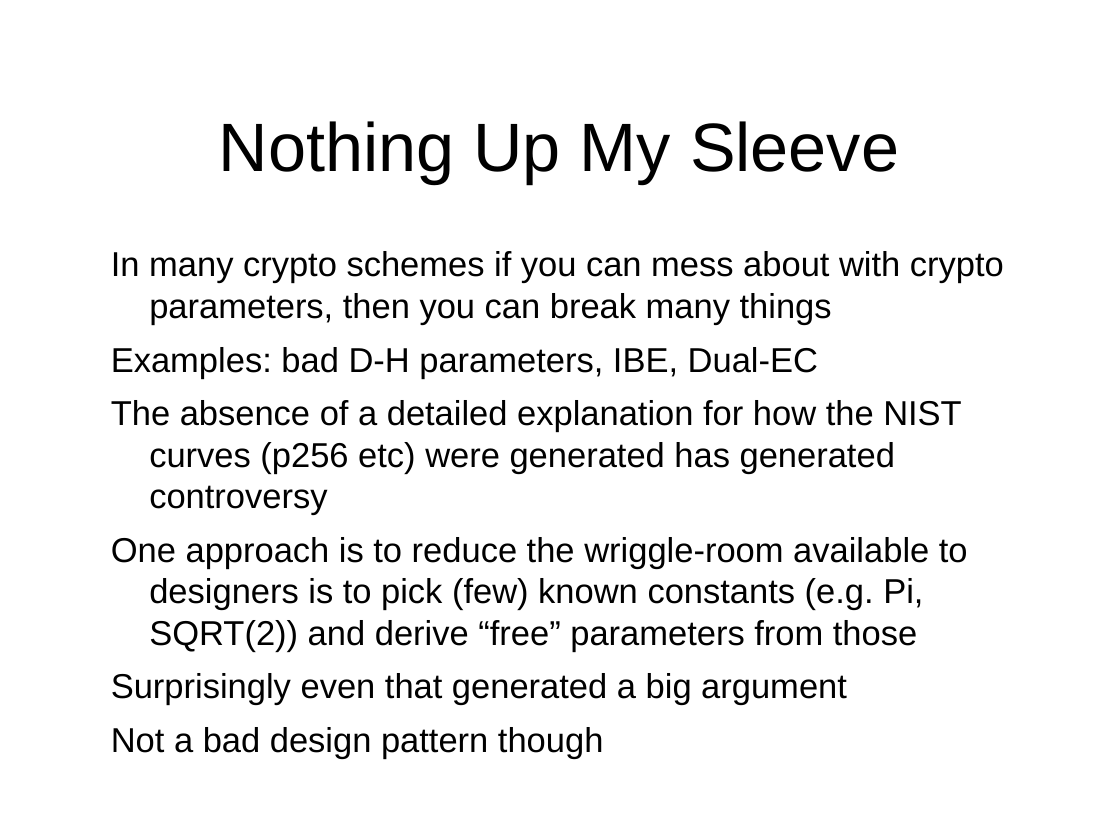
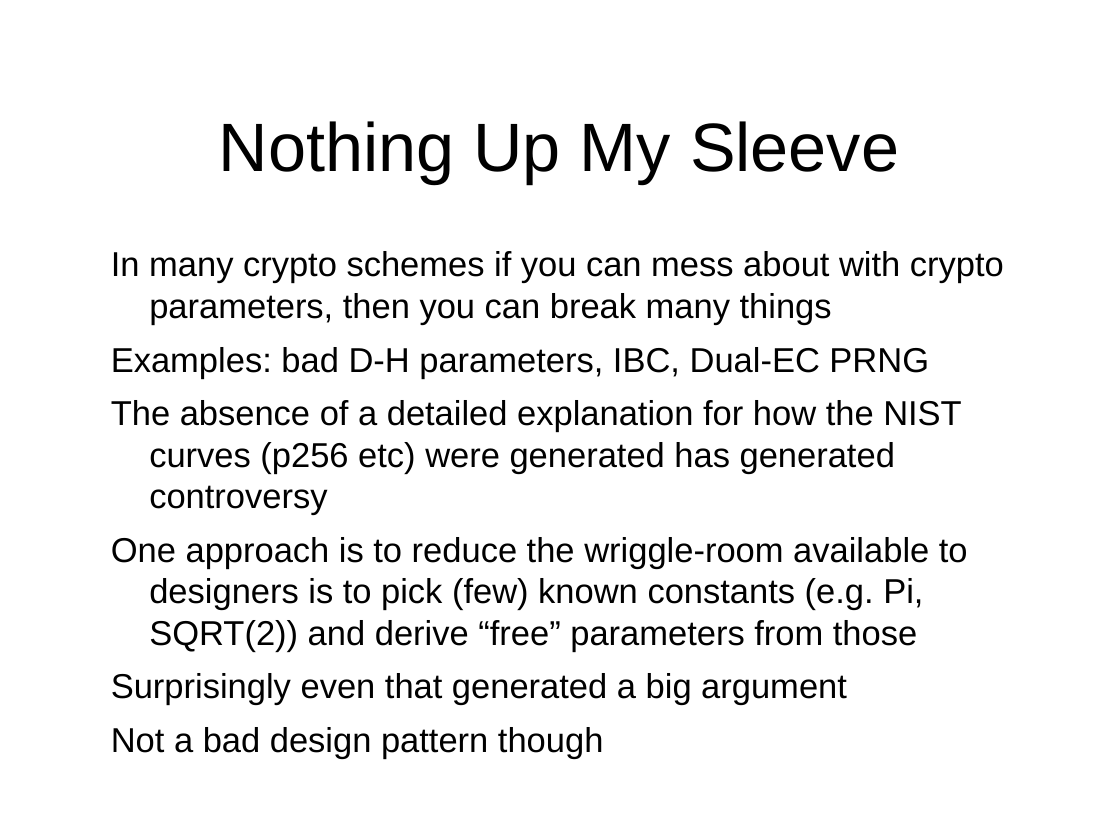
Before and after one commit to sftcd/cs7053, a slide deck: slide 159 of 2022lectures/04-crypto.odp. Drawn at 1120x840 pixels with LibreOffice and Linux fonts; fonts in the diff are those of the drawing. Boxes give left, top, right and bottom in pixels: in the first picture for what was removed or moved away, otherwise in the second. Text is boxed around its words. In the diff, an @@ line names an element or a change of style, - is before the commit and + after.

```diff
--- a/2022lectures/04-crypto.odp
+++ b/2022lectures/04-crypto.odp
@@ text at box(111, 347, 929, 379): text changed @@
-Examples: bad D-H parameters, IBE, Dual-EC
+Examples: bad D-H parameters, IBC, Dual-EC PRNG
```
Also in this commit, not shown: 21 other slides changed.
